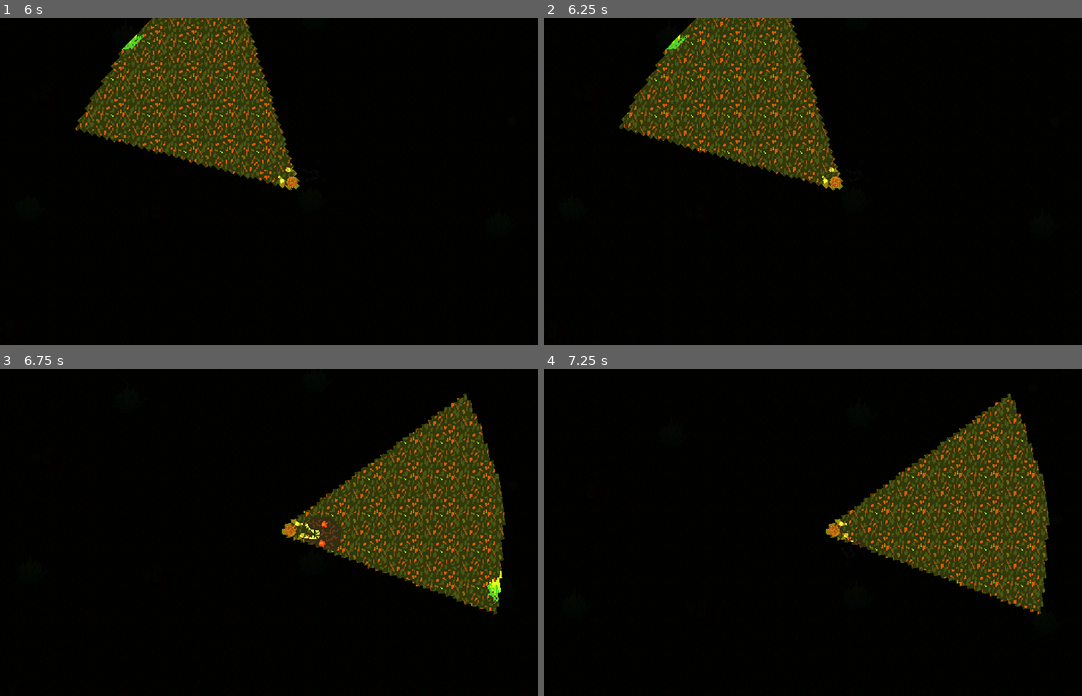
Above: before the commit, frames 1-4 (two rows, left to right).
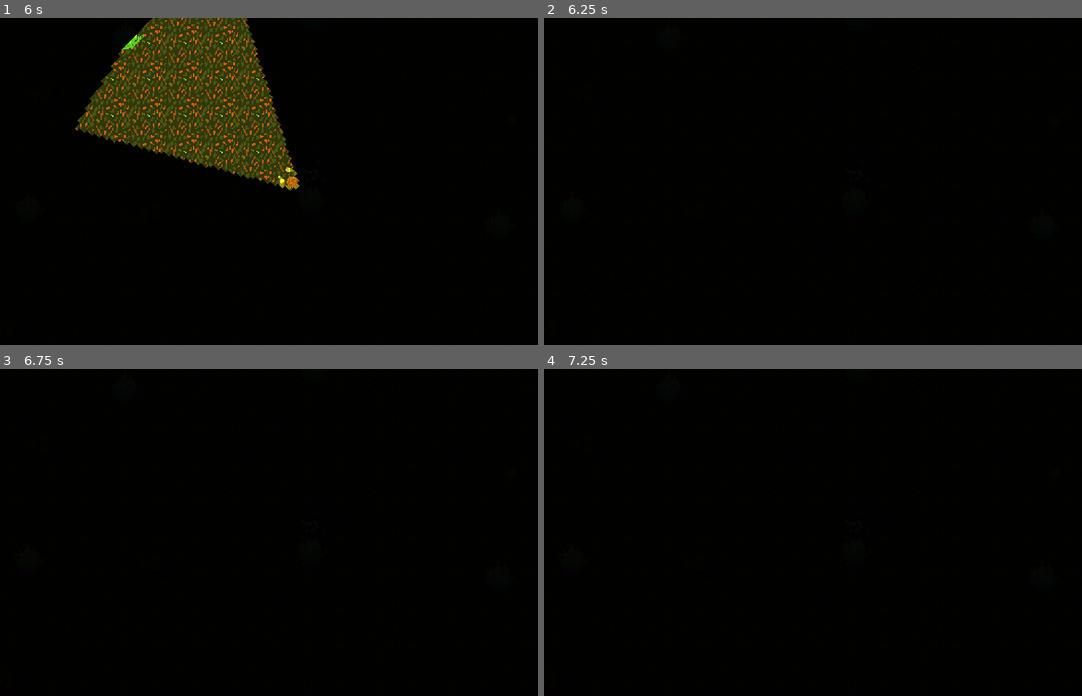
Above: after the commit, the same moments.

Repository: JMWProductions/mysterious-forest
Game: Godot game, scene res://scenes/World.tscn
The game is run twice, just before and just after one commit, with the same random seed, the same clock (stepped at 60 frames per second) and the same inputs.
Inputs (mouse positions are in pixels of both pictures, inside the frame that each line leads up to):
- Up to frame 1 (6 s): tap Enter at 0.5 s; move the mouse to (419, 165) at 0.52 s; hold D (move_right) 0.53-1.28 s; click (419, 165) at 0.6 s; move the mouse to (172, 197) at 1.27 s; hold S (move_down) 1.28-2.03 s; click (172, 197) at 1.35 s; move the mouse to (349, 109) at 2.02 s; hold D (move_right) 2.03-2.78 s; click (349, 109) at 2.1 s; move the mouse to (263, 246) at 2.77 s; hold W (move_up) 2.78-3.53 s; click (263, 246) at 2.85 s; move the mouse to (468, 230) at 3.52 s; hold A (move_left) 3.53-5.03 s; click (468, 230) at 3.6 s; move the mouse to (118, 132) at 4.27 s; click (118, 132) at 4.35 s; move the mouse to (322, 181) at 5.02 s; hold S (move_down) 5.03-5.78 s; click (322, 181) at 5.1 s; move the mouse to (204, 99) at 5.77 s; hold D (move_right) from 5.78 s (still down); click (204, 99) at 5.85 s
- Up to frame 2 (6.25 s): keep holding D (move_right)
- Up to frame 3 (6.75 s): move the mouse to (419, 516) at 6.52 s; release D (move_right) at 6.53 s; hold W (move_up) from 6.53 s (still down); click (419, 516) at 6.6 s
- Up to frame 4 (7.25 s): keep holding W (move_up)

Frame 1 is identical in both runs. In frame 2, 13% of the frame differs, in the area x 13-56%, y 0-53%; in frame 3, 15%, in the area x 52-95%, y 7-76%; in frame 4, 15%.
Error after the commit: Invalid get index 'position' (on base: 'previously freed instance'). (res://scripts/Camera2D.gd:10)

Commit message:
Repaired dying

Diff:
--- a/scripts/Boss.gd
+++ b/scripts/Boss.gd
@@ -5,6 +5,7 @@
 var knockbacked
 var countdown
 var instance_id
+var direction
 
 const SPEED = 33.0
 
@@ -15,16 +16,16 @@
   instance_id = get_instance_id()
 
 func _process(delta):
-  if player != null:
-    var direction = (player.position - position).normalized()
-    rotation = direction.angle() + PI / 2
-    if knockbacked != true:
-      velocity = direction * SPEED
-      velocity = move_and_slide(velocity)
-    else:
-      velocity = direction * -750
-      move_and_slide(velocity)
-      countdown += 1
-      if countdown == 3:
-        knockbacked = false
-        countdown = 0
+	if player != null:
+		direction = (player.position - position).normalized()
+		rotation = direction.angle() + PI / 2
+	if knockbacked != true:
+		velocity = direction * SPEED
+		velocity = move_and_slide(velocity)
+	else:
+		velocity = direction * -750
+		move_and_slide(velocity)
+		countdown += 1
+		if countdown == 3:
+			knockbacked = false
+			countdown = 0
--- a/scripts/Camera2D.gd
+++ b/scripts/Camera2D.gd
@@ -6,5 +6,5 @@
   player = get_tree().get_root().get_node("World").get_node("Player")
 
 func _process(delta):
-  if player != null:
-    position = player.position
+	if player != null:
+		position = player.position
--- a/scripts/Player.gd
+++ b/scripts/Player.gd
@@ -27,33 +27,39 @@
 	velocity = move_and_slide(velocity)
 	if cooldown != 0:
 		cooldown -= 1
-	if(get_slide_collision(0) != null):
-		print(get_slide_collision(0).get_signal_list());
+	check_for_death()
+
+
+func check_for_death():
+	for i in get_slide_count():
+		if get_slide_collision(i).collider.name == "Boss":
+			self.queue_free()
+
 
 # Called every frame. 'delta' is the elapsed time since the previous frame.
 
 func manage_velocity(delta):
-  velocity = Vector2.ZERO
-  mouse_position = get_global_mouse_position()
-  var vector = mouse_position - position
-  rotation = vector.angle()
+	velocity = Vector2.ZERO
+	mouse_position = get_global_mouse_position()
+	var vector = mouse_position - position
+	rotation = vector.angle()
 
-  if Input.is_action_pressed("move_up"):
-    velocity.y = -60
-  if Input.is_action_pressed("move_down"):
-    velocity.y = 60
-  if Input.is_action_pressed("move_right"):
-    velocity.x = 60
-  if Input.is_action_pressed("move_left"):
-    velocity.x = -60
+	if Input.is_action_pressed("move_up"):
+		velocity.y = -60
+	if Input.is_action_pressed("move_down"):
+		velocity.y = 60
+	if Input.is_action_pressed("move_right"):
+		velocity.x = 60
+	if Input.is_action_pressed("move_left"):
+		velocity.x = -60
 
 func manage_actions():
-  if Input.is_action_just_pressed("left_mouse_clicked") and rock_counter != 0 && cooldown == 0:
-    var rock_inst = rock.instance()
-    owner.add_child(rock_inst)
-    rock_inst.transform = $aim_point.global_transform
-    rock_inst.starting_position = $aim_point.global_position
-    rock_inst.apply_central_impulse((mouse_position - position).normalized() * 350)
-    rock_inst.starting_direction = (mouse_position - position).normalized()
-    rock_counter -= 1
-    cooldown = 50
+	if Input.is_action_just_pressed("left_mouse_clicked") and rock_counter != 0 && cooldown == 0:
+		var rock_inst = rock.instance()
+		owner.add_child(rock_inst)
+		rock_inst.transform = $aim_point.global_transform
+		rock_inst.starting_position = $aim_point.global_position
+		rock_inst.apply_central_impulse((mouse_position - position).normalized() * 350)
+		rock_inst.starting_direction = (mouse_position - position).normalized()
+		rock_counter -= 1
+		cooldown = 50
